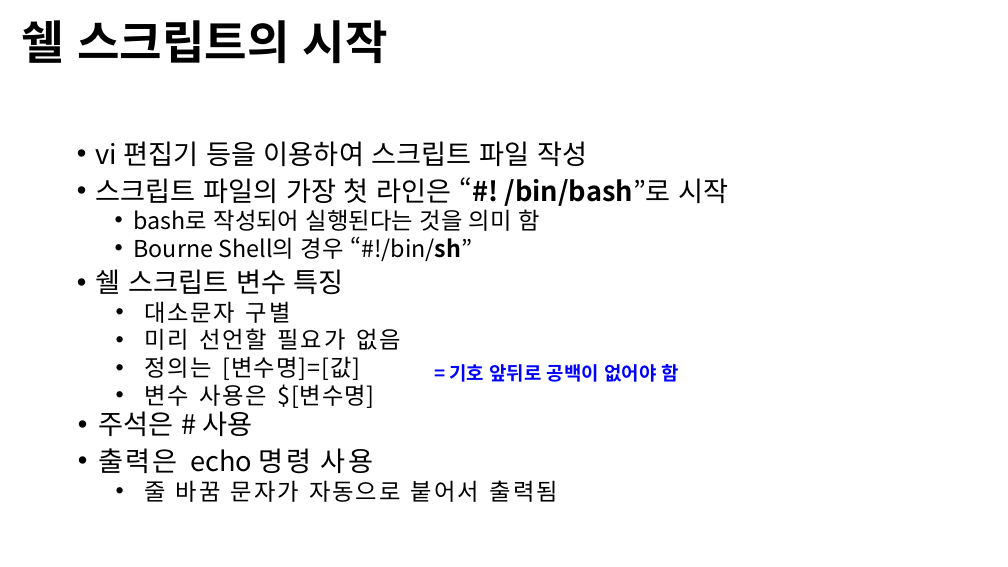
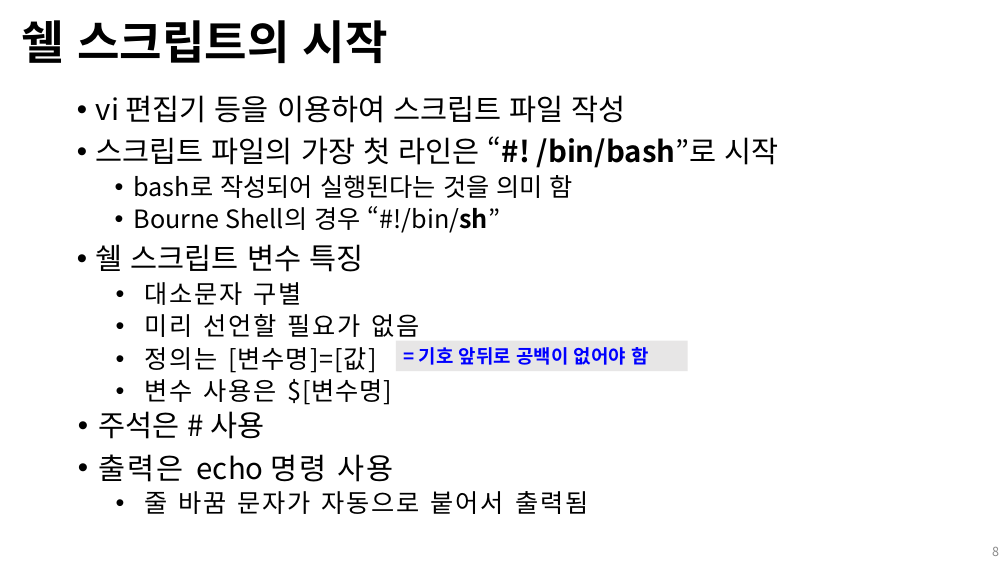
Before and after one commit to Open-Source-Programming/OpenSource-Lec, a slide deck: slide 8 of 03-shell_script_1.pptx. Drawn at 1008x567 pixels with LibreOffice and Linux fonts; fonts in the diff are those of the drawing; background and template pictures are left out. Boxes give left, top, right and bottom in pixels: in the first picture for what was removed or moved away, otherwise in the second. Text is boxed around its words. In the diff, an @@ line names an element or a change of style, - is before the commit and + after.

Commit message:
새롭게 파일들을 정리하여 추가합니다

```diff
--- a/03-shell_script_1.pptx
+++ b/03-shell_script_1.pptx
@@ text "vi 편집기 등을 이용하여 스크립트 ...": place and size @@
-text "vi 편집기 등을 이용하여 스크립트 ..." at <box>96,141,729,502</box>
+text "vi 편집기 등을 이용하여 스크립트 ..." at <box>96,95,778,514</box>
@@ text "vi 편집기 등을 이용하여 스크립트 ..." at <box>96,95,778,514</box>: size 25.9 to 28 pt in "vi 편집기 등을 이용하여 스크립트 파일 작성", "스크립트 파일의 가장 첫 라인은 “#! /bin/bash”로 ...", "쉘 스크립트 변수 특징", "주석은 # 사용" and 1 more places; size 22.2 to 24 pt in "bash로 작성되어 실행된다는 것을 의미 함", "Bourne Shell의 경우 “#!/bin/sh”", "대소문자 구별", "미리 선언할 필요가 없음" and 3 more places; line spacing 0.8 to 0.9 @@
@@ rectangle "= 기호 앞뒤로 공백이 없어야 ...": place and size @@
-rectangle "= 기호 앞뒤로 공백이 없어야 ..." at <box>449,364,679,382</box>
+rectangle "= 기호 앞뒤로 공백이 없어야 ..." at <box>396,341,688,371</box>
@@ rectangle "= 기호 앞뒤로 공백이 없어야 ..." at <box>396,341,688,371</box>: fill none to #E7E6E6 @@
@@ page number added at <box>992,547,999,556</box>, 12 pt, text #8C8C8C @@
+8
```
Also in this commit, not shown: 11 other slides changed, 20 slides added, 9 other files.
